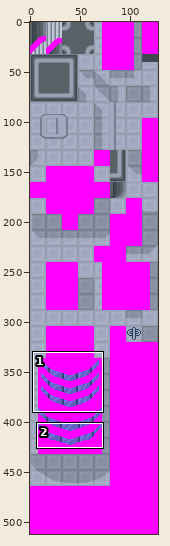
Sprite sheet, stored at tiles/jubilife/bottom.png. The picture above shows the old version from afar; the outline marks the close-up.
Close-up. Before the edit:
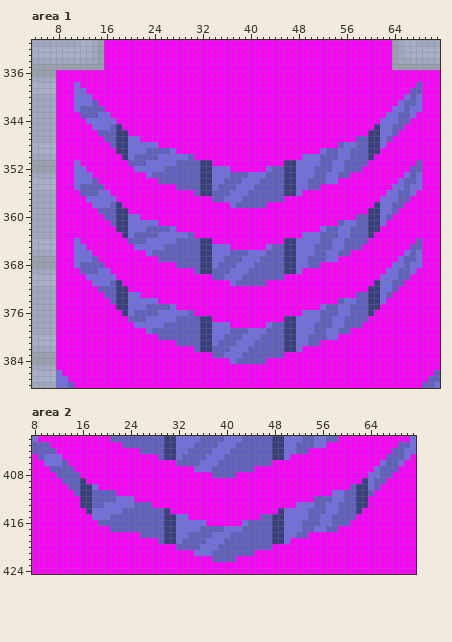
The file is 128x512 pixels. Shown: area 1: x 4..71, y 331..388; area 2: x 8..71, y 402..424.
And afterwards:
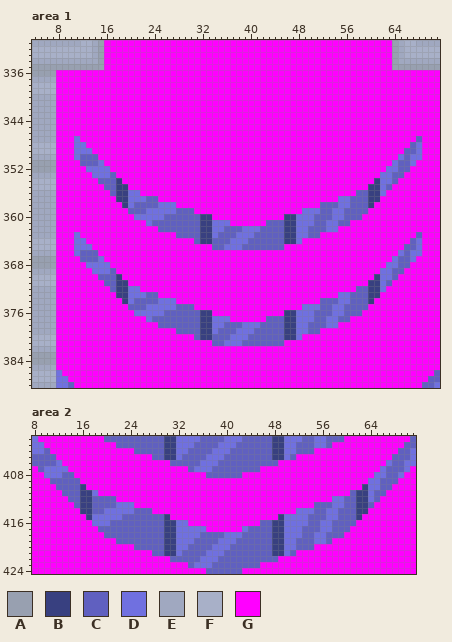
Palette (. is transparent): A #98a0b0  B #384080  C #6060c0  D #7070e0  E #a0a8c0  F #a8b0c8  G #ff00ff
Diff:
Changed rows in their new state; - is an unchanged pixel.
Area 1:
first column x 11:
338 G--------------------------------------------------------G
339 GG------------------------------------------------------GG
340 GGG----------------------------------------------------GGG
341 GGGG--------------------------------------------------GGGG
342 GGGGG------------------------------------------------GGGGG
343 -GGGGG----------------------------------------------GGGGG-
344 --GGGGG--------------------------------------------GGGGG--
345 ---GGGGG------------------------------------------GGGGG---
346 ----GGGGG----------------------------------------GGGGG----
347 D----GGGGGG------------------------------------GGGGGG----C
348 DD----GGGGGGGG------------------------------GGGGGGGG----CD
349 DDD----GGGGGGGGGG------------------------GGGGGGGGGG----CCD
350 DCCC----GGGGGGGGGGGG------------------GGGGGGGGGGGG----DCDD
351 GCCCD----GGGGGGGGGGGGGG------------GGGGGGGGGGGGGG----DCCDG
352 GGDDDD----GGGGGGGGGGGGGGGG------GGGGGGGGGGGGGGGG----DDCCGG
353 GGGDDDC-----GGGGGGGGGGGGGGGGGGGGGGGGGGGGGGGGGG-----DDCCGGG
354 GGGGCCCB------GGGGGGGGGGGGGGGGGGGGGGGGGGGGGG------BDDCGGGG
355 GGGGGCCBB--------GGGGGGGGGGGGGGGGGGGGGGGG--------BBDCGGGGG
356 -GGGGGCBBDD---------GGGGGGGGGGGGGGGGGG---------CCBBDGGGGG-
357 --GGGGGBBDDDCC---------GGGGGGGGGGGG---------DDCCCBBGGGGG--
358 ---GGGGGBDCCCCDDD---------GGGGGG---------CCCDDCCCBGGGGG---
359 ----GGGGGCCCDDDDDCCC------------------DDDCCDDCCCCGGGGG----
360 -----GGGGG-DDDDCCCCCCBB------------BBDDDCCCDDCC-GGGGG-----
361 ------GGGGGG-CCCCCCCCBBDDD------CCCBBDDDCCDD-CGGGGGG------
362 -------GGGGGGG--CCCCCBBDDCCCDDDCCCCBBDDCCCDDGGGGGGG-------
363 D-------GGGGGGGGGCC-CBBDCCCDDDCCCCCBBD-CCGGGGGGGGG-------C
364 -D-------GGGGGGGGGGG---CCCDDDCCCCCC---GGGGGGGGGGG-------CD
365 --D-------GGGGGGGGGGGGGCC-DDCCCCC--GGGGGGGGGGGGG-------C-D
366 -CCC--------GGGGGGGGGGGGGGGGGGGGGGGGGGGGGGGGGG--------DCD-
367 GCC-D---------GGGGGGGGGGGGGGGGGGGGGGGGGGGGGG---------DC-DG
368 GGDDDD-----------GGGGGGGGGGGGGGGGGGGGGGGG-----------D-C-GG
369 -GGD--C-------------GGGGGGGGGGGGGGGGGG-------------D-C-GG-
370 --GGCCCB---------------GGGGGGGGGGGG---------------B--CGG--
371 ---GGC--B-----------------GGGGGG-----------------B--CGG---
372 ----GG---DD------------------------------------CC---GG----
373 -----GG----DCC------------------------------DDC----GG-----
374 ------GG--CCCCDDD------------------------CCCD-C---GG------
375 -------GGCCCDDDD-CCC------------------DDDC-D-C---GG-------
376 --------GGDDDD-CCCC-CBB------------BBD--C--D-C--GG--------
377 ---------GGG-CCCC------DDD------CCC-----C-D-C-GGG---------
378 ----------GGGGC----------CCCDDDCC------C--D-GGGG----------
379 ------------GGGGG-------CC-DD-CC-------C-GGGGG------------
380 --------------GGGGGG---CC-DD-CC-------GGGGGG--------------
381 -----------------GGGGGGC-DD-CC-----GGGGGG-----------------
382 --------------------GGGGGGGGGGGGGGGGGG--------------------
383 -----------------------GGGGGGGGGGGG-----------------------
384 --------------------------GGGGGG--------------------------
Area 2:
first column x 8:
402 ------------C--------------------------------------C-----------C
403 DDG-----------C----------------------------------C-----------G-C
404 DD-G-------------C----------------------------C-------------G-C-
405 C-CCG---------------C----------------------C---------------G--CD
406 CCCC-G-----------------C----------------C-----------------GD-CDD
407 -CDDDDG-------------------C----------C-------------------GD--CD-
408 --DDD--G---------------------C----C---------------------G-D-CD--
409 ---CC---G----------------------------------------------G-D-CC---
410 ----CC---GG------------------------------------------GG--DCC----
411 -----CC---DGGG------------------------------------GGG---DCC-----
412 ------CC------GGG------------------------------GGG------DC------
413 -------C----CC---GGG------------------------GGG--C-D----C-------
414 --------B-CC---DD---GGG------------------GGG--D--------B--------
415 ---------B---DD--------GGG------------GGG-------C-D---B---------
416 ----------DDD-------------GGG------GGG-------D-------C----------
417 -----------CC---------------DGGGGGGD-----------C-D-CC-----------
418 ------------CCCCCC--------DD--CC-DD---------D-CDDCCC------------
419 --------------CCCCCCC----DD--CC-DD---------DCCCDDC--------------
420 -----------------CCCCCBBDD--CC-DD-------BBDDCCC-----------------
421 --------------------CCBBDCCCC-DD-----CCCBBDC--------------------
422 -----------------------CCCCCDDD---CCCCCCC-----------------------
423 --------------------------CDDDCCCCCCCC--------------------------
424 -----------------------------CCCCCC-----------------------------
